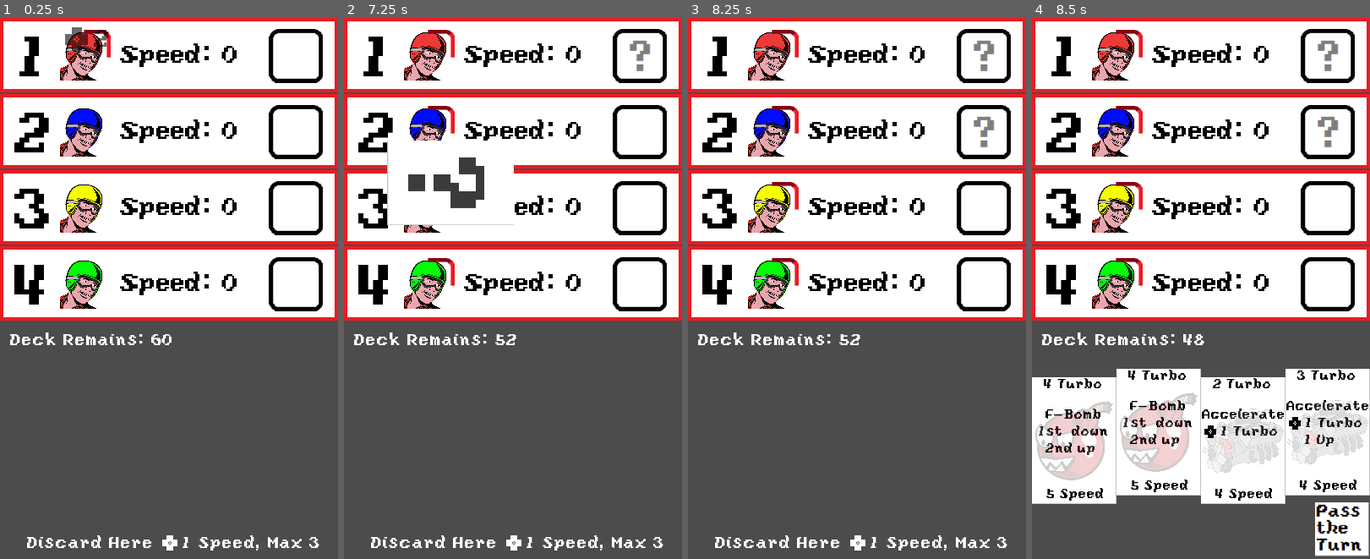
Above: before the commit, frames 1-4 (left to right).
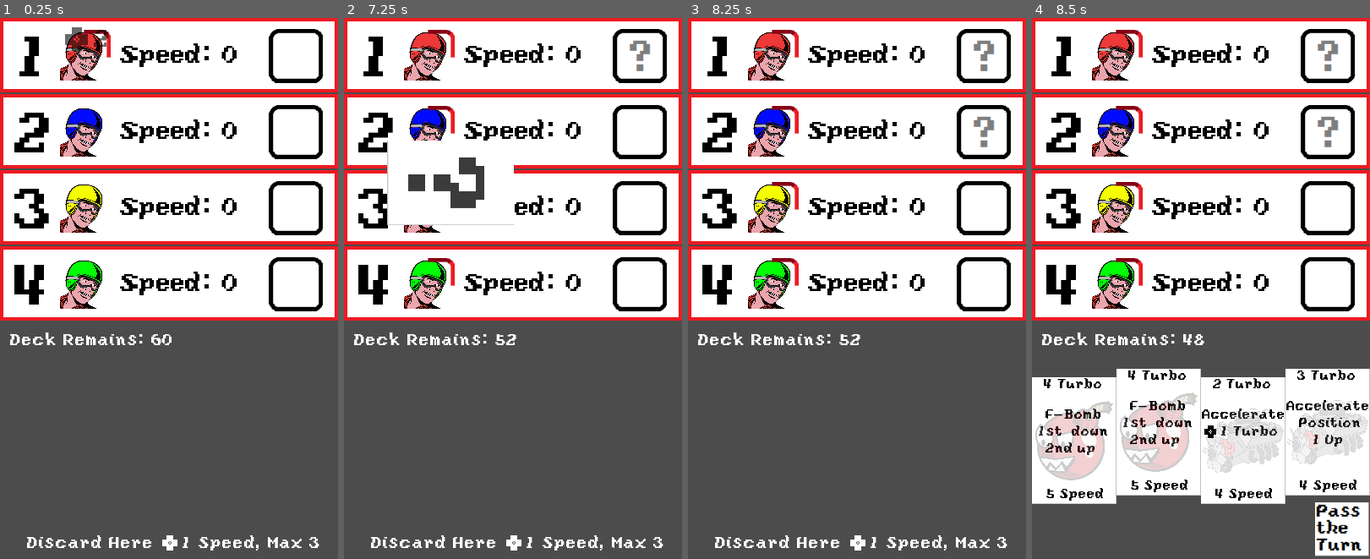
Above: after the commit, the same moments.

Repository: s0ra/Card-Kart
Game: Godot game, scene res://Scenes/Game.tscn
Two runs of this game, one before a commit and one after it. Both use one fixed random seed, a clock stepped at 60 frames per second and the inputs below. This scene is started directly instead of the project's main scene. Sound files missing from this copy of the repository are replaced by a short silence.
Inputs (mouse positions are in pixels of both pictures, inside the frame that each line leads up to):
- Up to frame 1 (0.25 s): no input
- Up to frame 2 (7.25 s): move the mouse to (587, 261) at 0.52 s; click (587, 261) at 0.6 s; move the mouse to (445, 315) at 1.27 s; click (445, 315) at 1.35 s; move the mouse to (546, 169) at 2.02 s; click (546, 169) at 2.1 s; tap Enter at 2.75, 5, 6.5 s; move the mouse to (496, 396) at 2.77 s; click (496, 396) at 2.85 s; tap Space at 3.5, 5.75 s; move the mouse to (614, 369) at 3.52 s; click (614, 369) at 3.6 s; move the mouse to (411, 207) at 4.27 s; click (411, 207) at 4.35 s; move the mouse to (529, 288) at 5.02 s; click (529, 288) at 5.1 s; move the mouse to (462, 153) at 5.77 s; click (462, 153) at 5.85 s; move the mouse to (587, 261) at 6.52 s; click (587, 261) at 6.6 s
- Up to frame 3 (8.25 s): move the mouse to (789, 315) at 7.27 s; click (789, 315) at 7.35 s; tap Space at 8 s; move the mouse to (890, 169) at 8.02 s; click (890, 169) at 8.1 s
- Up to frame 4 (8.5 s): no input

Frames 1-3 are identical in both runs. In frame 4, 0.3% of the frame differs, in the area x 76-98%, y 73-80%.

Commit message:
commit
Tweak a card effect and an animation

Diff:
--- a/Scenes/Accel3.tscn
+++ b/Scenes/Accel3.tscn
@@ -18,7 +18,7 @@
 custom_solver_bias = 0.0
 extents = Vector2( 50, 75 )
 
-[node name="Accel2" type="Sprite"]
+[node name="Accel3" type="Sprite" index="0"]
 
 texture = ExtResource( 1 )
 script = ExtResource( 2 )
@@ -67,8 +67,8 @@
 custom_fonts/font = SubResource( 1 )
 custom_colors/font_color = Color( 0, 0, 0, 1 )
 text = "Accelerate
-+1 Turbo
-    1 Up"
+   Position
+      1 Up"
 percent_visible = 1.0
 lines_skipped = 0
 max_lines_visible = -1
--- a/Scenes/Game.tscn
+++ b/Scenes/Game.tscn
@@ -1198,9 +1198,9 @@
 anchor_right = 0.0
 anchor_bottom = 0.0
 margin_left = 120.0
-margin_top = 280.0
+margin_top = 240.0
 margin_right = 160.0
-margin_bottom = 320.0
+margin_bottom = 280.0
 rect_pivot_offset = Vector2( 0, 0 )
 rect_clip_content = false
 mouse_filter = 0
--- a/Scenes/TitleScreen.tscn
+++ b/Scenes/TitleScreen.tscn
@@ -98,7 +98,7 @@
 font_data = ExtResource( 4 )
 _sections_unfolded = [ "Font", "Settings" ]
 
-[node name="TitleScreen" type="Node2D"]
+[node name="TitleScreen" type="Node2D" index="0"]
 
 script = ExtResource( 1 )
 
--- a/Scripts/TurnManager.gd
+++ b/Scripts/TurnManager.gd
@@ -88,20 +88,21 @@
 					data.turbo -= item_turbo[rank_card[c]]
 					turbo(c, item_turbo[rank_card[c]], false)
 					yield(TurnAnimation, "animation_finished")
-				if rank_card[c] == A2 or rank_card[c] == A3:
+				if rank_card[c] == A2:
 					data.turbo += 1
 					turbo(c, 1)
 					yield(TurnAnimation, "animation_finished")
-		# F-Bomb Effect
+
 #		print("bomb")
 #		print(bomb)
 		for c in range(2,5):
-			if rank_card[c] == A3:
+			if rank_card[c] == A3 and not ranking.get_node("Rank"+str(c-1)).get_data().protection:
 				var r_c = rank_card[c]
 				rank_card[c] = rank_card[c-1]
 				rank_card[c-1] = r_c
 				RankAnimation.play("Car_"+str(c-1)+str(c))
 				yield(RankAnimation, "animation_finished")
+		# F-Bomb Effect
 		if bomb > 0 and not ranking.get_node("Rank1").get_data().protection:
 #			print(bomb)
 			for i in range(bomb):
